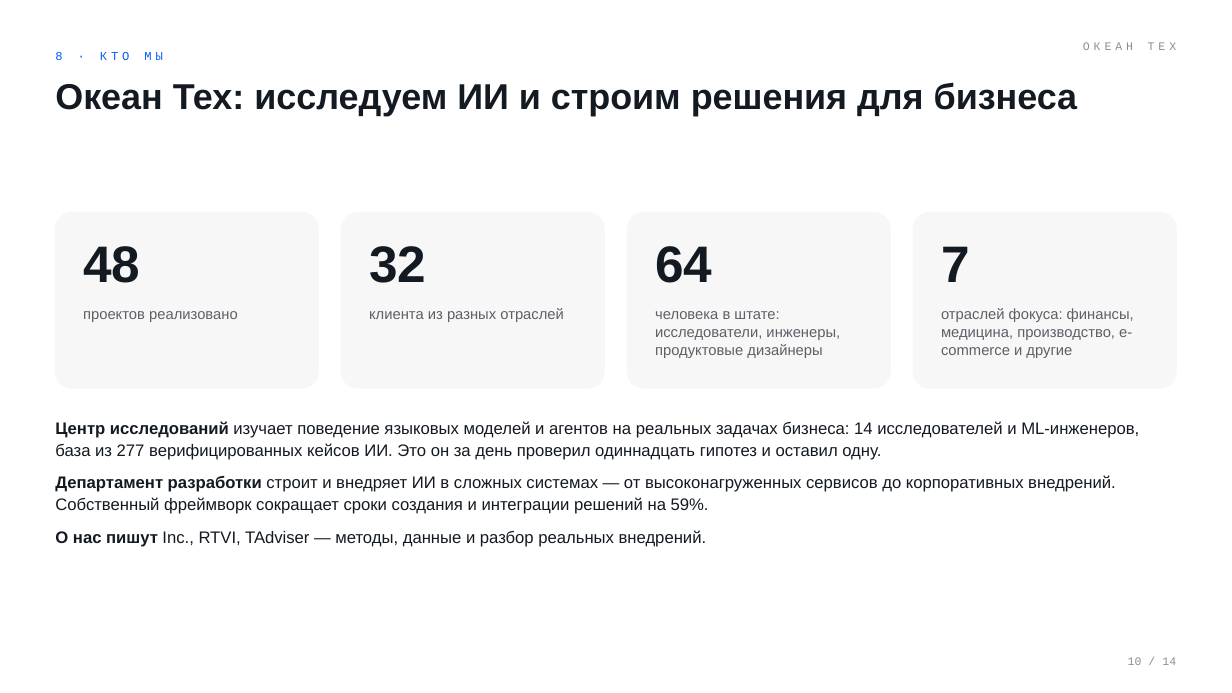
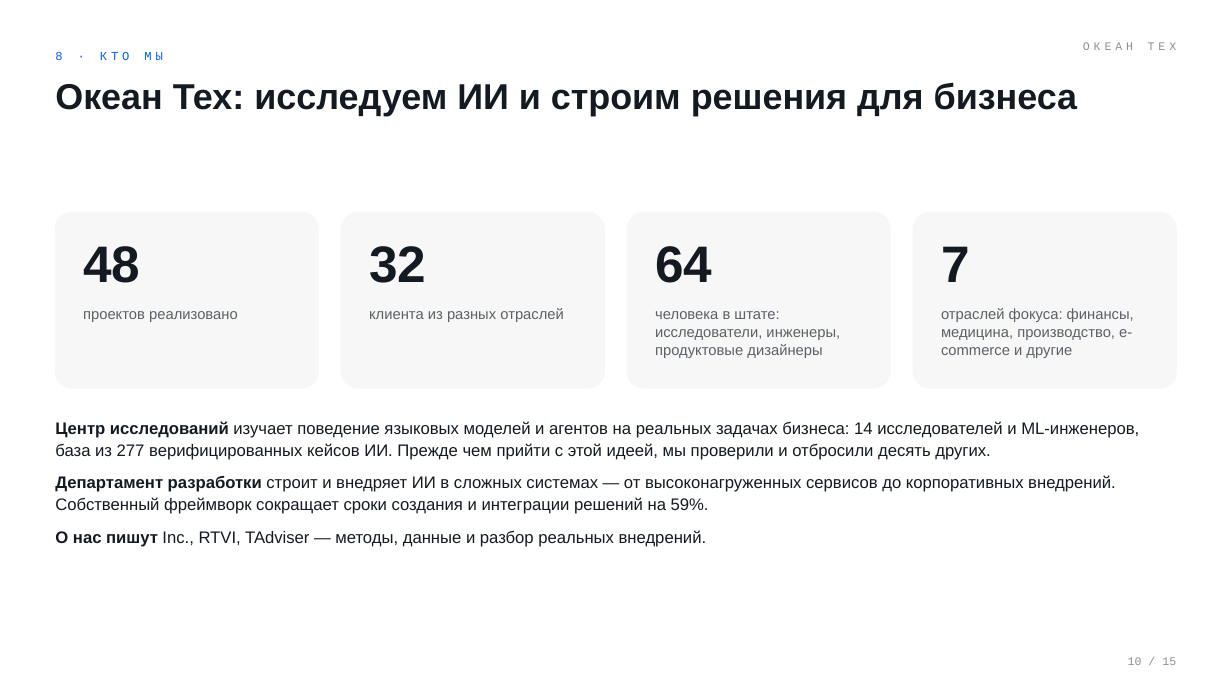
Before and after one commit to komoroshin/research, a slide deck: slide 10 of ai-case-library/research/ventures/grid-plain-deck.pptx. Drawn at 1232x693 pixels with LibreOffice and Linux fonts; fonts in the diff are those of the drawing. Boxes give left, top, right and bottom in pixels: in the first picture for what was removed or moved away, otherwise in the second. Text is boxed around its words. In the diff, an @@ line names an element or a change of style, - is before the commit and + after.

```diff
--- a/ai-case-library/research/ventures/grid-plain-deck.pptx
+++ b/ai-case-library/research/ventures/grid-plain-deck.pptx
@@ text at [55,421,1139,460]: text changed @@
-• Центр исследований изучает поведение языковых моделей и агентов на реальных задачах бизнеса: 14 исследователей и ML-инженеров, база из 277 верифицированных кейсов ИИ. Это он за день проверил одиннадцать гипотез и оставил одну.
+• Центр исследований изучает поведение языковых моделей и агентов на реальных задачах бизнеса: 14 исследователей и ML-инженеров, база из 277 верифицированных кейсов ИИ. Прежде чем прийти с этой идеей, мы проверили и отбросили десять других.
@@ text at [1128,657,1176,665]: text changed @@
-10 / 14
+10 / 15
```
Also in this commit, not shown: 12 other slides changed, 1 slide added, 3 other files.
